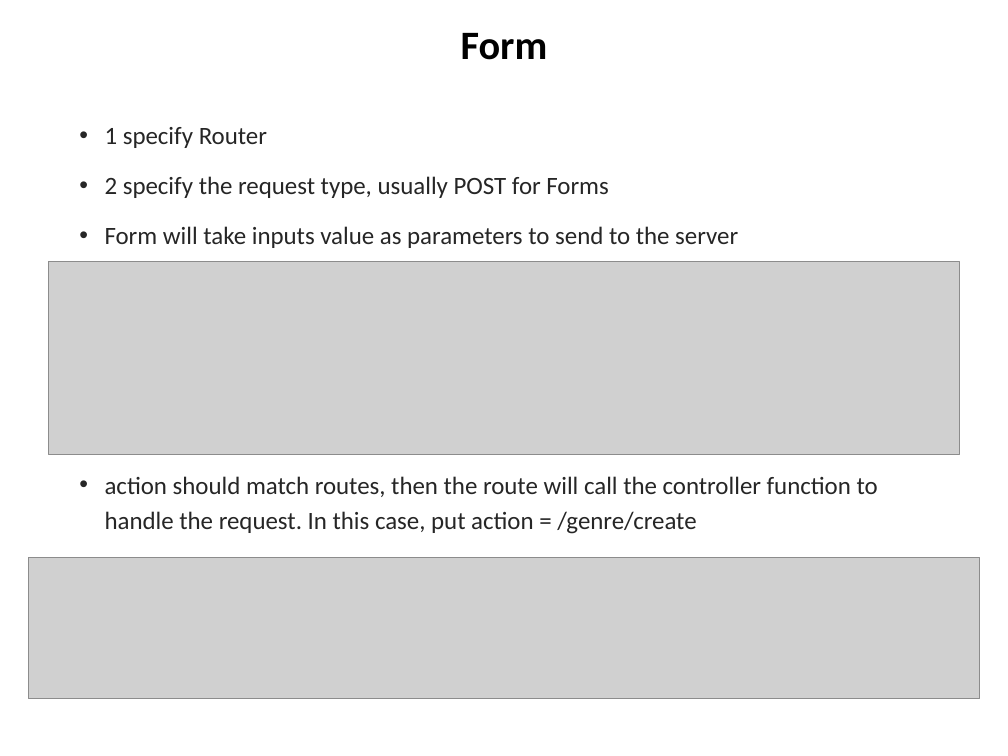
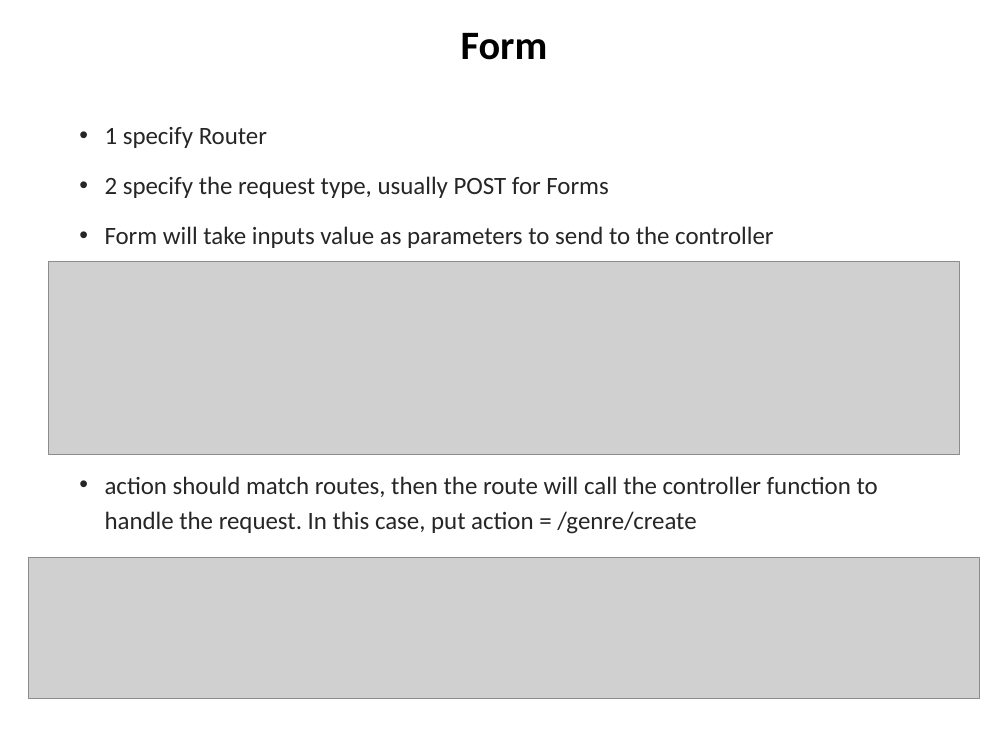
Before and after one commit to chuacw/SGUS-Slides, a slide deck: slide 10 of BCI - Batch2 - Day8 - Node & Express 2.pptx (slide 9 before the commit). Drawn at 1008x756 pixels with LibreOffice and Linux fonts; fonts in the diff are those of the drawing; grey boxes stand for pictures. Boxes give left, top, right and bottom in pixels: in the first picture for what was removed or moved away, otherwise in the second. Text is boxed around its words. In the diff, an @@ line names an element or a change of style, - is before the commit and + after.

```diff
--- a/BCI - Batch2 - Day8 - Node & Express 2.pptx
+++ b/BCI - Batch2 - Day8 - Node & Express 2.pptx
@@ text at <box>105,226,773,248</box>: text changed @@
-• Form will take inputs value as parameters to send to the server
+• Form will take inputs value as parameters to send to the controller
```
Also in this commit, not shown: 6 other slides changed, 2 slides added, 4 slides removed, 1 other file.
